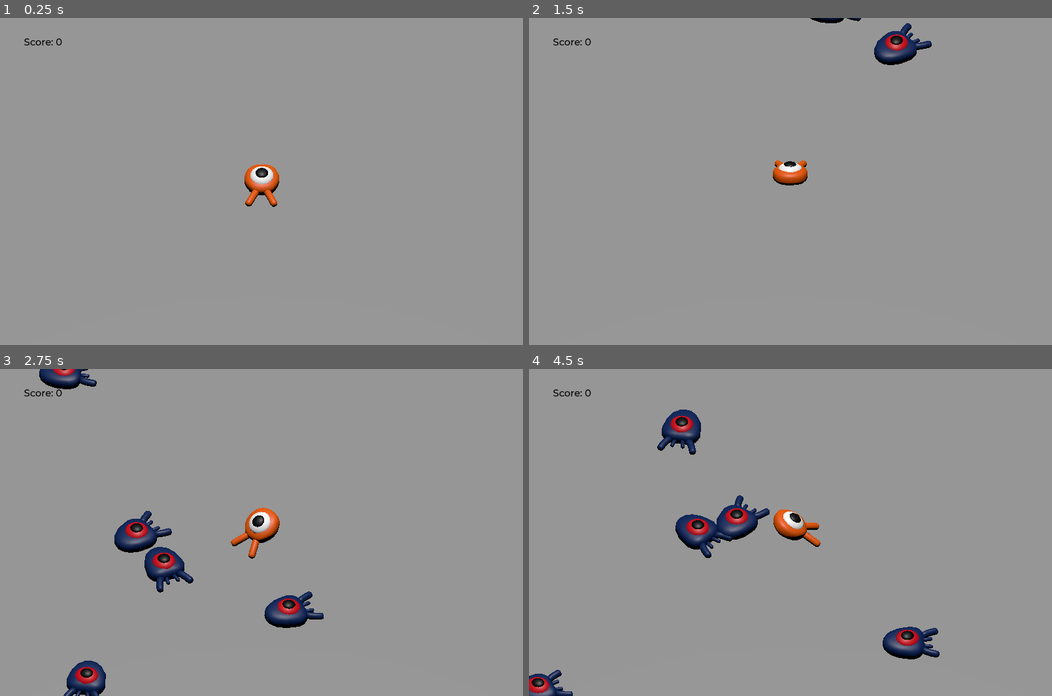
Above: before the commit, frames 1-4 (two rows, left to right).
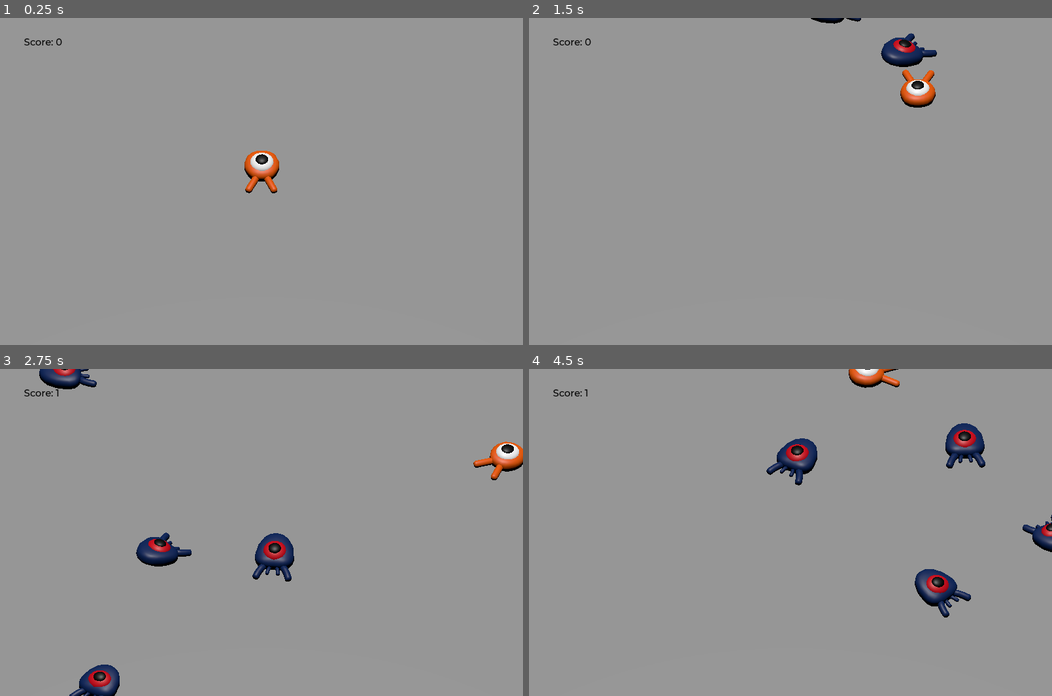
Above: after the commit, the same moments.

Repository: viniciusagvaz/my-first-3d-game
Game: Godot game, scene res://main.tscn
Two runs of this game, one before a commit and one after it. Both use one fixed random seed, a clock stepped at 60 frames per second and the inputs below.
Inputs:
- Up to frame 1 (0.25 s): no input
- Up to frame 2 (1.5 s): hold Right (move_right) 0.53-1.28 s; hold Up (move_foward) 0.53-1.28 s; tap Space (jump) at 0.77 s; hold Down (move_back) from 1.28 s (still down); tap Up (move_foward) at 1.35 s
- Up to frame 3 (2.75 s): tap Space (jump) at 1.52 s; release Down (move_back) at 2.03 s; hold Right (move_right) from 2.03 s (still down); hold Up (move_foward) from 2.03 s (still down)
- Up to frame 4 (4.5 s): release Up (move_foward) at 2.78 s; tap Up (move_foward) at 2.85, 4.35 s; tap Space (jump) at 3.02, 3.77 s; release Right (move_right) at 3.53 s; hold Up (move_foward) 3.53-4.28 s; hold Left (move_left) from 3.53 s (still down)

The runs differ from the first frame. In frame 1, 0.9% of the frame differs, in the area x 46-54%, y 40-58%; in frame 2, 1.8%; in frame 3, 5.4%; in frame 4, 7.2%, in the area x 0-100%, y 0-100%.

Commit message:
<update>[animation] implemented

Diff:
--- a/player.gd
+++ b/player.gd
@@ -31,17 +31,13 @@
 	if Input.is_action_pressed("move_foward"):
 		direction.z = direction.z - 1
 
-	if direction != Vector3.ZERO:
-	#...
-		$AnimationPlayer.speed_scale = 4
-	else:
-		$AnimationPlayer.speed_scale = 1
-
 	# Prevent diagonal moving fast af
 	if direction != Vector3.ZERO:
 		direction = direction.normalized()
 		$Pivot.look_at(position + direction, Vector3.UP)
-
+		$AnimationPlayer.speed_scale = 4
+	else:
+		$AnimationPlayer.speed_scale = 1
 	# Ground Velocity
 	target_velocity.x = direction.x * speed
 	target_velocity.z = direction.z * speed
--- a/player.tscn
+++ b/player.tscn
@@ -10,41 +10,41 @@
 height = 0.502935
 radius = 1.37457
 
-[sub_resource type="Animation" id="Animation_yleip"]
+[sub_resource type="Animation" id="Animation_k0h6t"]
 resource_name = "float"
 length = 1.2
 loop_mode = 1
 tracks/0/type = "value"
 tracks/0/imported = false
 tracks/0/enabled = true
-tracks/0/path = NodePath("../..:position")
+tracks/0/path = NodePath("Pivot/Character:position")
 tracks/0/interp = 1
 tracks/0/loop_wrap = true
 tracks/0/keys = {
 "times": PackedFloat32Array(0.2, 0.7, 1.2),
-"transitions": PackedFloat32Array(0.435275, 0.48297, 1),
+"transitions": PackedFloat32Array(0.420448, 0.435275, 2.07053),
 "update": 0,
 "values": [Vector3(0, 0, 0), Vector3(0, 0.65, 0), Vector3(0, 0.35, 0)]
 }
 tracks/1/type = "value"
 tracks/1/imported = false
 tracks/1/enabled = true
-tracks/1/path = NodePath("../..:rotation")
+tracks/1/path = NodePath("Pivot/Character:rotation")
 tracks/1/interp = 1
 tracks/1/loop_wrap = true
 tracks/1/keys = {
-"times": PackedFloat32Array(0.1, 0.5, 1.2),
-"transitions": PackedFloat32Array(0.435275, 0.48297, 1),
+"times": PackedFloat32Array(0.1, 0.478325, 1.2),
+"transitions": PackedFloat32Array(0.420448, 0.435275, 2.07053),
 "update": 0,
 "values": [Vector3(0, 0, 0), Vector3(0.139626, 0, 0), Vector3(-0.15708, 0, 0)]
 }
 
-[sub_resource type="Animation" id="Animation_b2o1v"]
+[sub_resource type="Animation" id="Animation_4elee"]
 length = 0.001
 tracks/0/type = "value"
 tracks/0/imported = false
 tracks/0/enabled = true
-tracks/0/path = NodePath("../..:position")
+tracks/0/path = NodePath("Pivot/Character:position")
 tracks/0/interp = 1
 tracks/0/loop_wrap = true
 tracks/0/keys = {
@@ -56,7 +56,7 @@
 tracks/1/type = "value"
 tracks/1/imported = false
 tracks/1/enabled = true
-tracks/1/path = NodePath("../..:rotation")
+tracks/1/path = NodePath("Pivot/Character:rotation")
 tracks/1/interp = 1
 tracks/1/loop_wrap = true
 tracks/1/keys = {
@@ -66,10 +66,10 @@
 "values": [Vector3(0, 0, 0)]
 }
 
-[sub_resource type="AnimationLibrary" id="AnimationLibrary_uttte"]
+[sub_resource type="AnimationLibrary" id="AnimationLibrary_yldyx"]
 _data = {
-"RESET": SubResource("Animation_b2o1v"),
-"float": SubResource("Animation_yleip")
+"RESET": SubResource("Animation_4elee"),
+"float": SubResource("Animation_k0h6t")
 }
 
 [node name="Player" type="CharacterBody3D"]
@@ -94,10 +94,9 @@
 shape = SubResource("CylinderShape3D_o0d7b")
 
 [node name="AnimationPlayer" type="AnimationPlayer" parent="."]
-root_node = NodePath("../Pivot/Character")
 autoplay = "float"
 libraries = {
-"": SubResource("AnimationLibrary_uttte")
+"": SubResource("AnimationLibrary_yldyx")
 }
 
 [connection signal="body_entered" from="MobDetector" to="." method="_on_mob_detector_body_entered"]
